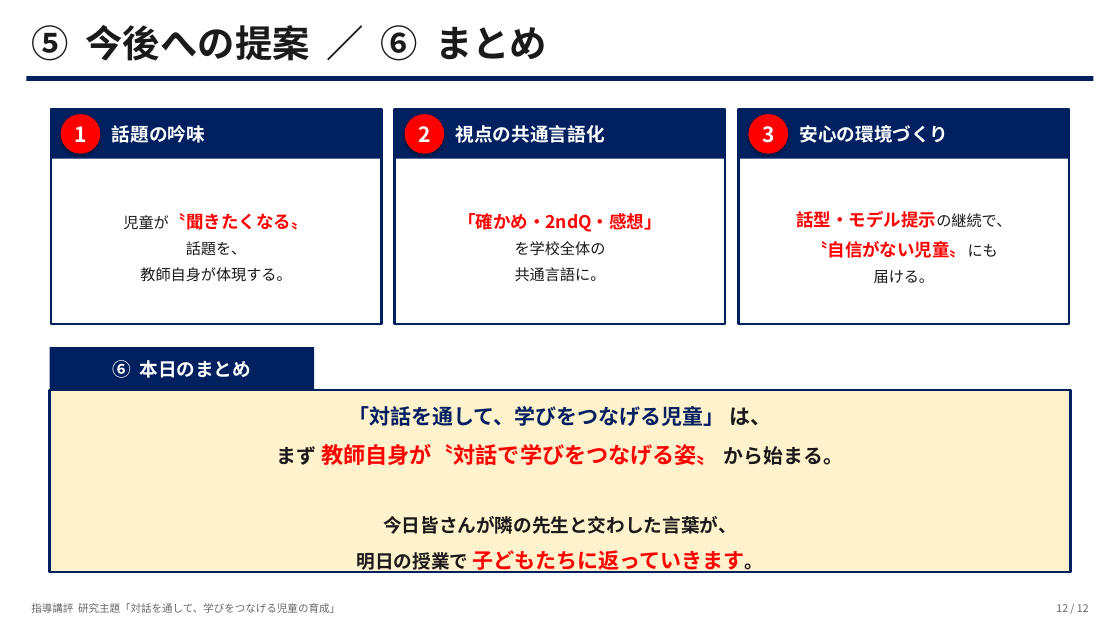
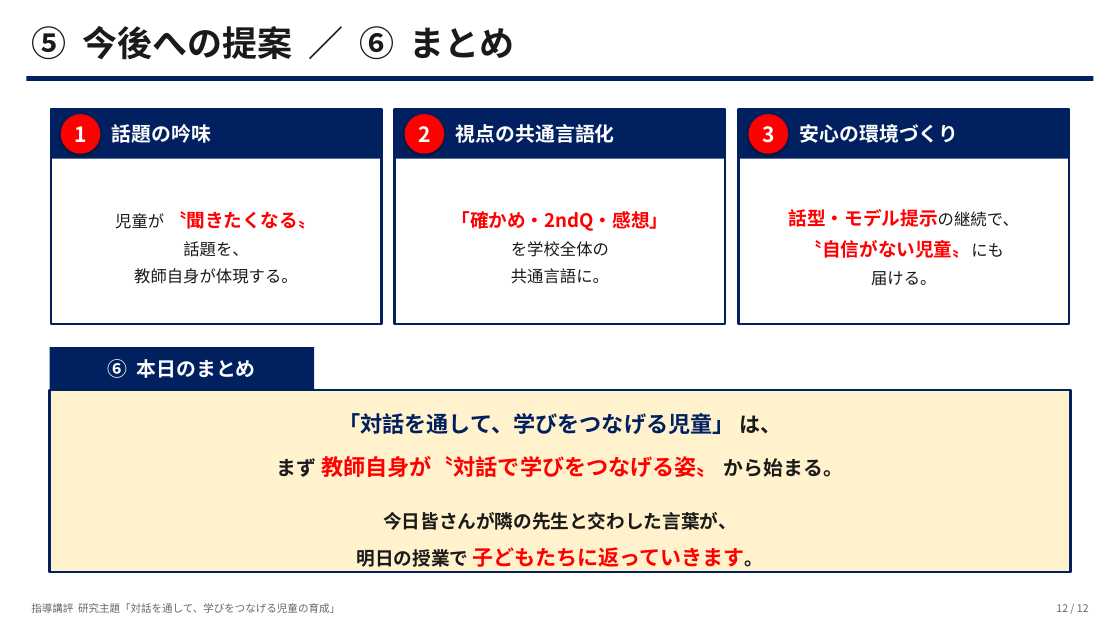
Before and after one commit to contynet730-star/con30, a slide deck: slide 12 of 指導講評_対話を通して学びをつなげる児童.pptx. Drawn at 1120x630 pixels with LibreOffice and Linux fonts; fonts in the diff are those of the drawing. Boxes give left, top, right and bottom in pixels: in the first picture for what was removed or moved away, otherwise in the second. Text is boxed around its words. In the diff, an @@ line names an element or a change of style, - is before the commit and + after.

```diff
--- a/指導講評_対話を通して学びをつなげる児童.pptx
+++ b/指導講評_対話を通して学びをつなげる児童.pptx
@@ text "⑤ 今後への提案 ／ ⑥ まとめ" at (31, 26, 515, 60): size 32 to 30 pt @@
@@ text "「確かめ・2ndQ・感想」" at (452, 211, 669, 284): size 15 to 16 pt in "「確かめ・2ndQ・感想」"; size 13 to 14 pt in "を学校全体の", "共通言語に。" @@
@@ text "話型・モデル提示の継続で、" at (789, 209, 1019, 286): size 15 to 16 pt in "話型・モデル提示の継続で、", "〝自信がない児童〟にも"; size 13 to 14 pt in "話型・モデル提示の継続で、", "〝自信がない児童〟にも", "届ける。" @@
@@ text at (115, 211, 317, 229): text changed; size 15 to 16 pt @@
-児童が〝聞きたくなる〟
+児童が 〝聞きたくなる〟
@@ text at (134, 241, 298, 284): size 13 to 14 pt in "話題を、", "教師自身が体現する。" @@
@@ size 16 to 17 pt in 4 elements at (112, 124, 211, 143), (456, 124, 615, 143), (800, 124, 959, 143), (108, 359, 256, 378) @@
@@ text "「対話を通して、学びをつなげる児童」 は、" at (338, 413, 782, 434): size 18 to 19 pt; line spacing 1.45 to 1 @@
@@ text at (277, 444, 843, 574): paragraphs removed @@
-まず 教師自身が〝対話で学びをつなげる姿〟 から始まる。
-今日皆さんが隣の先生と交わした言葉が、
-明日の授業で 子どもたちに返っていきます。
@@ text added at (277, 456, 843, 477), 19 pt, text #FF0000, bold @@
+まず 教師自身が〝対話で学びをつなげる姿〟 から始まる。
@@ text added at (383, 512, 736, 530), 16 pt, text #1A1A1A, bold @@
+今日皆さんが隣の先生と交わした言葉が、
@@ text added at (357, 547, 764, 567), 18 pt, text #FF0000, bold @@
+明日の授業で 子どもたちに返っていきます。
```
Also in this commit, not shown: 11 other slides changed.
